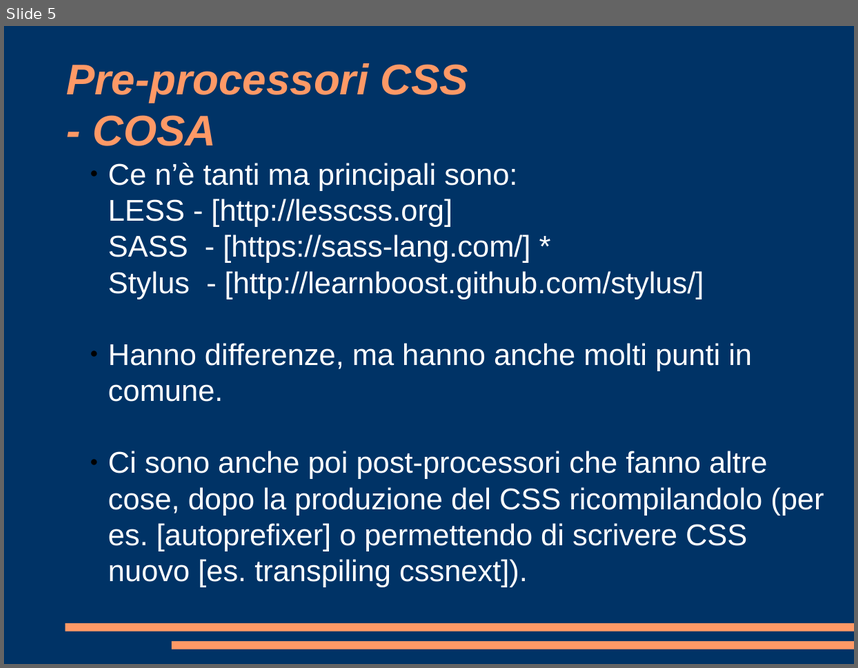
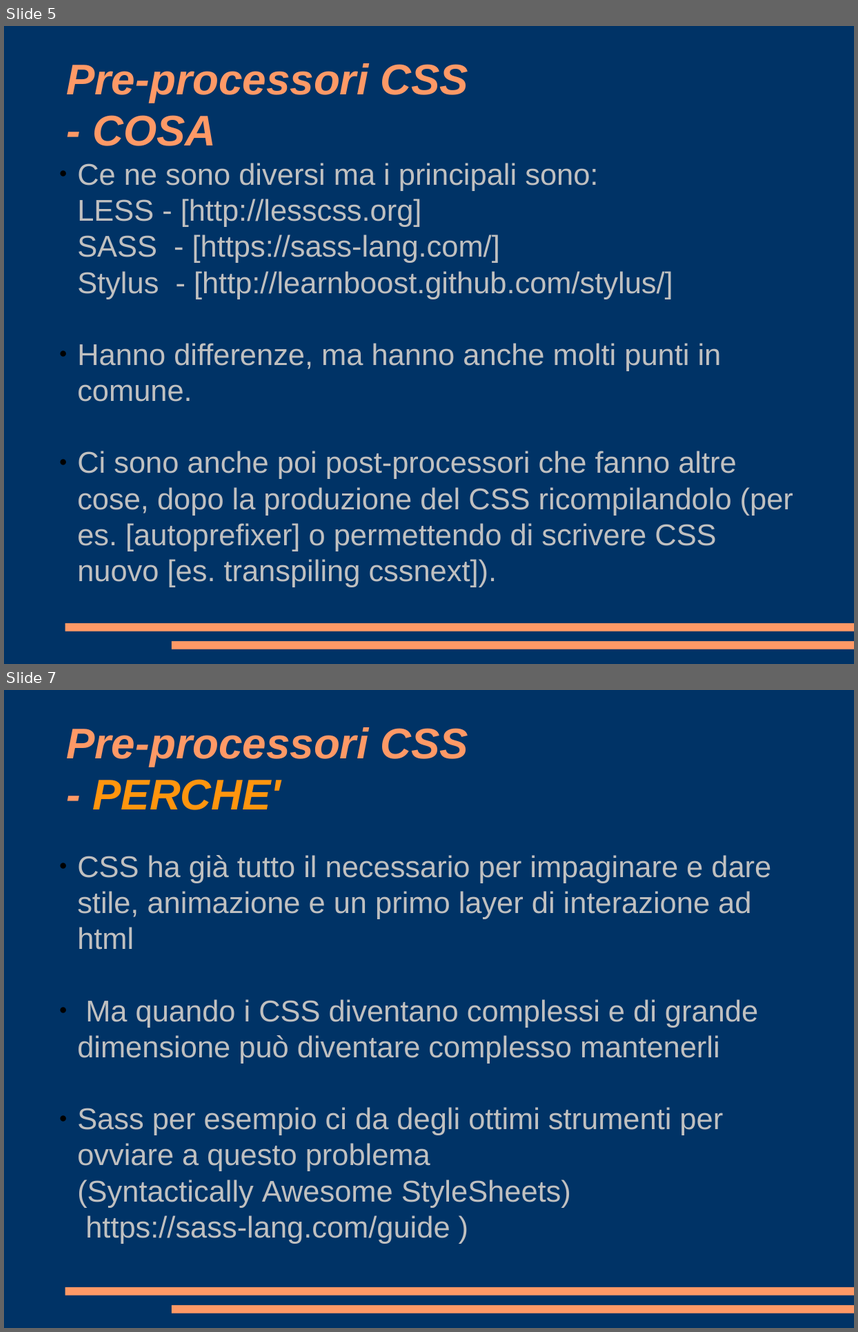
Before and after one commit to pimoGit/boolean-careers-test, a slide deck: video-lezione/presentazione.odp. Shown one above the other, each under a label of ours: slide 5 before the commit, slides 5 and 7 after it; the slides between them are not shown. The pictures are 858x668 and 858x1332 pixels, drawn with LibreOffice and Linux fonts; fonts in the diff are those of the drawing. Boxes give left, top, right and bottom in pixels: in the first picture for what was removed or moved away, otherwise in the second. Text is boxed around its words. In the diff, an @@ line names an element or a change of style, - is before the commit and + after.

```diff
--- a/video-lezione/presentazione.odp
+++ b/video-lezione/presentazione.odp
@@ slide 7 added at [4, 690, 854, 1328], background #003366; not listed: 2 template elements that a slide beside it also shows @@
@@ title added at [67, 727, 468, 810], 40 pt, text #FF9966, bold, italic @@
+Pre-processori CSS
+- PERCHE'
@@ subtitle added at [77, 855, 771, 1243], 28 pt, text #C0C0C0 @@
+● CSS ha già tutto il necessario per impaginare e dare stile, animazione e un primo layer di interazione ad html
+● Ma quando i CSS diventano complessi e di grande dimensione può diventare complesso mantenerli
+● Sass per esempio ci da degli ottimi strumenti per ovviare a questo problema (Syntactically Awesome StyleSheets)
+  https://sass-lang.com/guide )
@@ slide 5 changed as well @@
@@ subtitle "Ce ne sono diversi ma ...": place and size @@
-subtitle "Ce ne sono diversi ma ..." at [108, 163, 824, 587]
+subtitle "Ce ne sono diversi ma ..." at [77, 163, 793, 587]
@@ subtitle at [77, 163, 673, 299]: text changed; text colour #FFFFFF to #C0C0C0 @@
-● Ce n’è tanti ma principali sono:
-  LESS - [http://lesscss.org]
-  SASS - [https://sass-lang.com/] *
-  Stylus - [http://learnboost.github.com/stylus/]
+● Ce ne sono diversi ma i principali sono:
+  LESS - [http://lesscss.org]
+  SASS - [https://sass-lang.com/]
+  Stylus - [http://learnboost.github.com/stylus/]
@@ subtitle at [77, 343, 793, 587]: text colour #FFFFFF to #C0C0C0 in "Hanno differenze, ma hanno anche molti punti ...", "Ci sono anche poi post-processori che fanno ..." @@
```
Also in this commit, not shown: 4 other slides changed, 4 other slides added, 1 other file.
